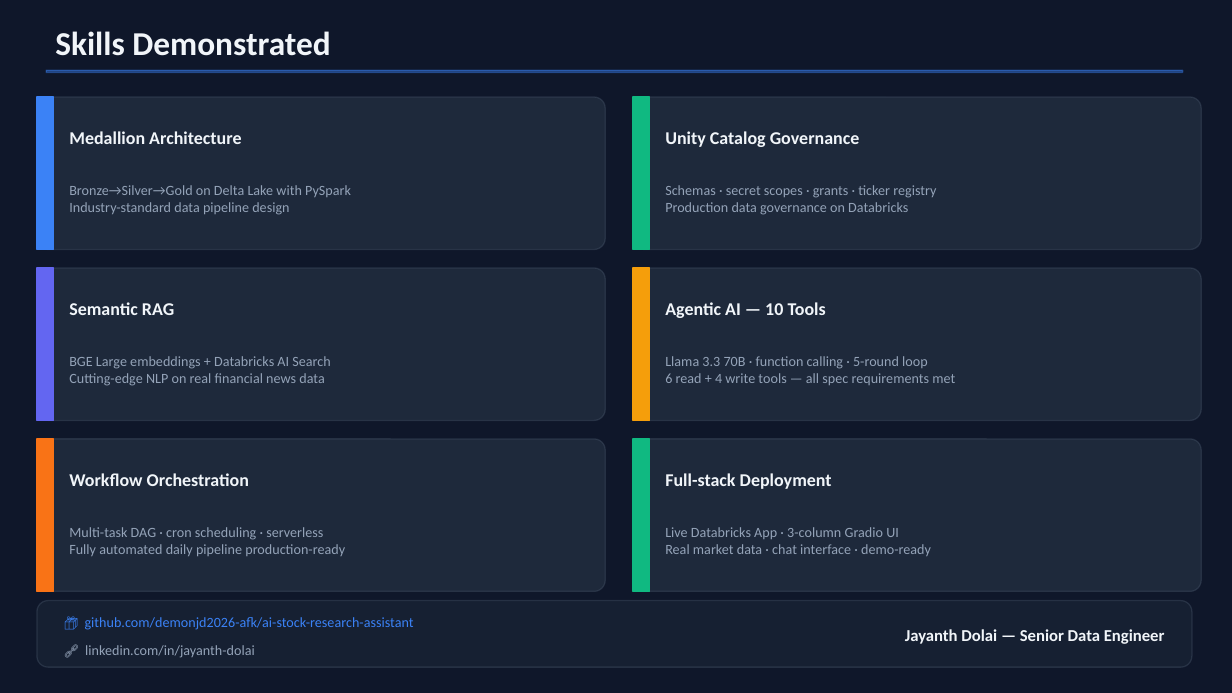
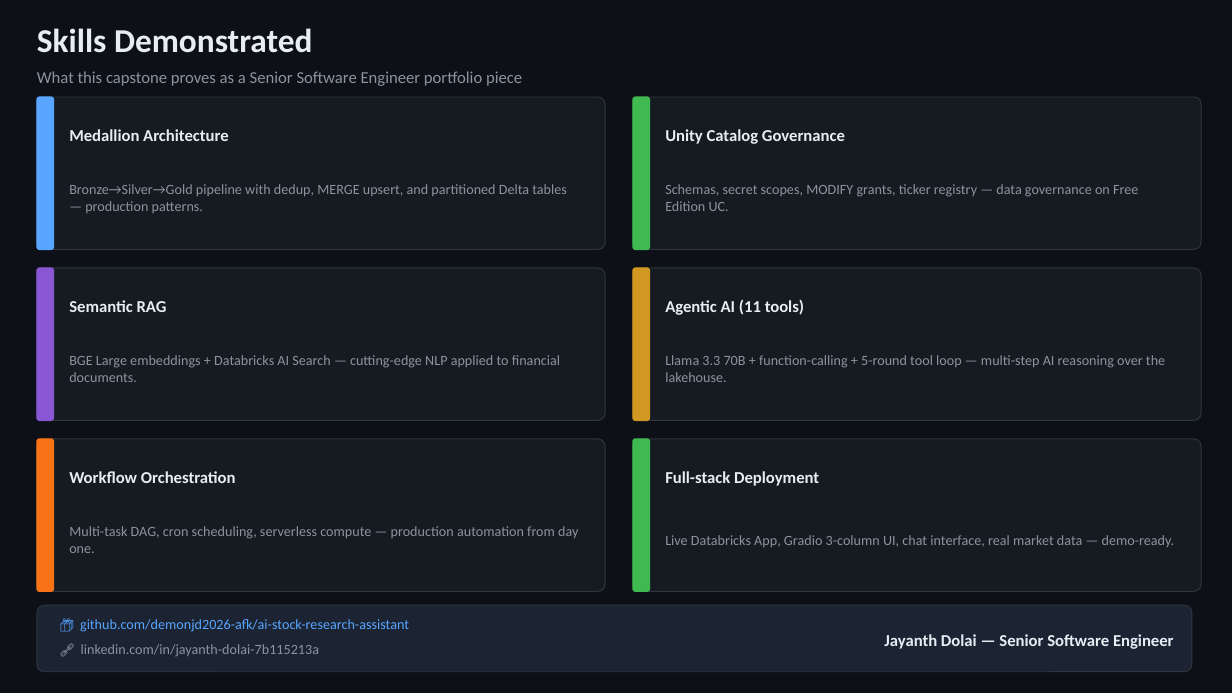
Before and after one commit to demonjd2026-afk/ai-stock-research-assistant, a slide deck: slide 17 of capstone.pptx (slide 12 before the commit). Drawn at 1232x693 pixels with LibreOffice and Linux fonts; fonts in the diff are those of the drawing. Boxes give left, top, right and bottom in pixels: in the first picture for what was removed or moved away, otherwise in the second. Text is boxed around its words. In the diff, an @@ line names an element or a change of style, - is before the commit and + after.

Commit message:
Update Documentation and Capstone

```diff
--- a/capstone.pptx
+++ b/capstone.pptx
@@ background #0F172A to #0D1117 @@
@@ text "Skills Demonstrated": place and size @@
-text "Skills Demonstrated" at box(55, 31, 330, 56)
+text "Skills Demonstrated" at box(37, 28, 312, 53)
@@ text "Skills Demonstrated" at box(37, 28, 312, 53): text colour #F1F5F9 to #E6EDF3 @@
@@ text added at box(37, 71, 522, 86), 13 pt, text #8B949E @@
+What this capstone proves as a Senior Software Engineer portfolio piece
@@ rectangle removed at box(46, 70, 1183, 73) @@
@@ rectangle removed at box(37, 97, 54, 250) @@
@@ rounded rectangle added at box(37, 97, 54, 250), fill #58A6FF, outline #58A6FF 1 pt @@
@@ rectangle removed at box(633, 97, 650, 250) @@
@@ rounded rectangle added at box(633, 97, 650, 250), fill #3FB950, outline #3FB950 1 pt @@
@@ text at box(69, 184, 567, 213): text changed; text colour #94A3B8 to #8B949E @@
-Bronze→Silver→Gold on Delta Lake with PySpark
-Industry-standard data pipeline design
+Bronze→Silver→Gold pipeline with dedup, MERGE upsert, and partitioned Delta tables — production patterns.
@@ text at box(665, 184, 1138, 211): text changed; text colour #94A3B8 to #8B949E @@
-Schemas · secret scopes · grants · ticker registry
-Production data governance on Databricks
+Schemas, secret scopes, MODIFY grants, ticker registry — data governance on Free Edition UC.
@@ rectangle removed at box(37, 268, 54, 421) @@
@@ rounded rectangle added at box(37, 268, 54, 421), fill #8957D4, outline #8957D4 1 pt @@
@@ rectangle removed at box(633, 268, 650, 421) @@
@@ rounded rectangle added at box(633, 268, 650, 421), fill #D29922, outline #D29922 1 pt @@
@@ text at box(665, 300, 804, 315): text changed; size 14 to 13 pt; text colour #F1F5F9 to #E6EDF3 @@
-Agentic AI — 10 Tools
+Agentic AI (11 tools)
@@ text at box(69, 355, 560, 382): text changed; text colour #94A3B8 to #8B949E @@
-BGE Large embeddings + Databricks AI Search
-Cutting-edge NLP on real financial news data
+BGE Large embeddings + Databricks AI Search — cutting-edge NLP applied to financial documents.
@@ text at box(665, 355, 1165, 382): text changed; text colour #94A3B8 to #8B949E @@
-Llama 3.3 70B · function calling · 5-round loop
-6 read + 4 write tools — all spec requirements met
+Llama 3.3 70B + function-calling + 5-round tool loop — multi-step AI reasoning over the lakehouse.
@@ rounded rectangle at box(37, 439, 54, 592): rectangle to rounded rectangle @@
@@ fill #1E293B to #161B22; outline #475569 1 pt to #30363D 0.75 pt; proportions changed in 6 elements at box(37, 97, 605, 250), box(633, 97, 1202, 250), box(37, 268, 605, 421), box(633, 268, 1202, 421), box(37, 439, 605, 592), box(633, 439, 1202, 592) @@
@@ rectangle removed at box(633, 439, 650, 592) @@
@@ rounded rectangle added at box(633, 439, 650, 592), fill #3FB950, outline #3FB950 1 pt @@
@@ size 14 to 13 pt, text colour #F1F5F9 to #E6EDF3 in 5 elements at box(69, 129, 228, 141), box(665, 129, 845, 144), box(69, 300, 167, 312), box(69, 471, 236, 483), box(665, 471, 819, 486) @@
@@ text at box(69, 526, 578, 553): text changed; text colour #94A3B8 to #8B949E @@
-Multi-task DAG · cron scheduling · serverless
-Fully automated daily pipeline production-ready
+Multi-task DAG, cron scheduling, serverless compute — production automation from day one.
@@ text at box(665, 535, 1175, 547): text changed; text colour #94A3B8 to #8B949E @@
-Live Databricks App · 3-column Gradio UI
-Real market data · chat interface · demo-ready
+Live Databricks App, Gradio 3-column UI, chat interface, real market data — demo-ready.
@@ rounded rectangle: place and size @@
-rounded rectangle at box(37, 601, 1192, 667)
+rounded rectangle at box(37, 605, 1192, 672)
@@ rounded rectangle at box(37, 605, 1192, 672): fill #162032 to #1C2333; outline #475569 1 pt to #30363D 0.75 pt; proportions changed @@
@@ text "📦 github.com/demonjd2026-afk/ai-stock-research-assistant" at box(80, 619, 409, 632): text colour #3B82F6 to #58A6FF @@
@@ text at box(81, 644, 319, 656): text changed; text colour #94A3B8 to #8B949E @@
-🔗 linkedin.com/in/jayanth-dolai
+🔗 linkedin.com/in/jayanth-dolai-7b115213a
@@ text at box(884, 634, 1174, 649): text changed; text colour #F1F5F9 to #E6EDF3 @@
-Jayanth Dolai — Senior Data Engineer
+Jayanth Dolai — Senior Software Engineer
```
Also in this commit, not shown: 6 other slides changed, 10 slides added, 5 slides removed, 2 other files.
